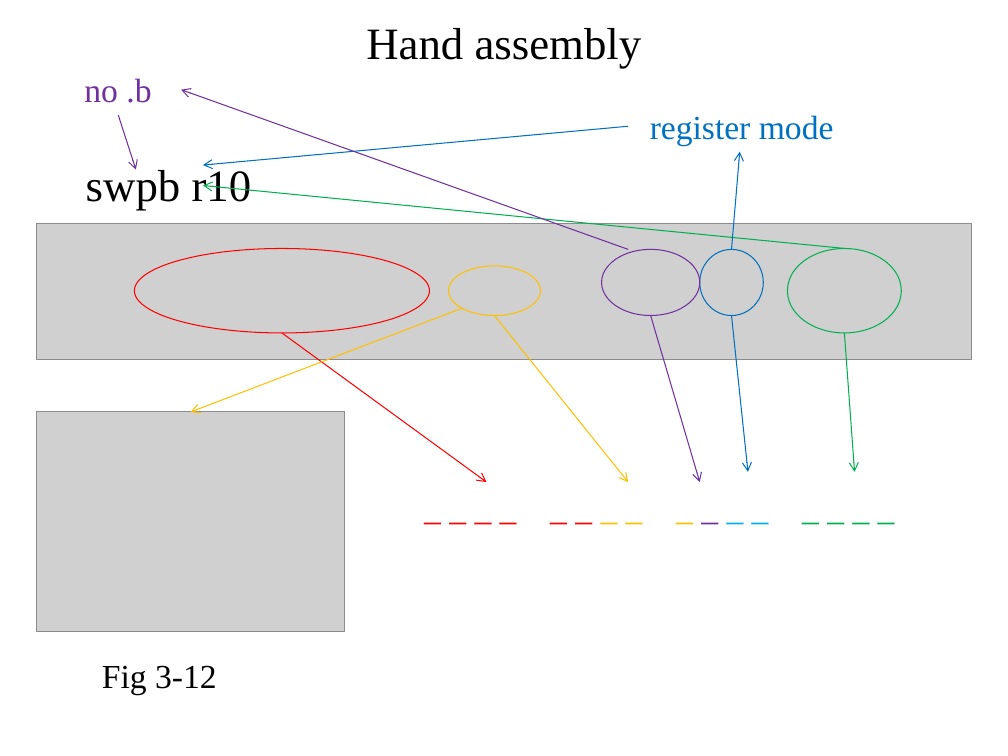
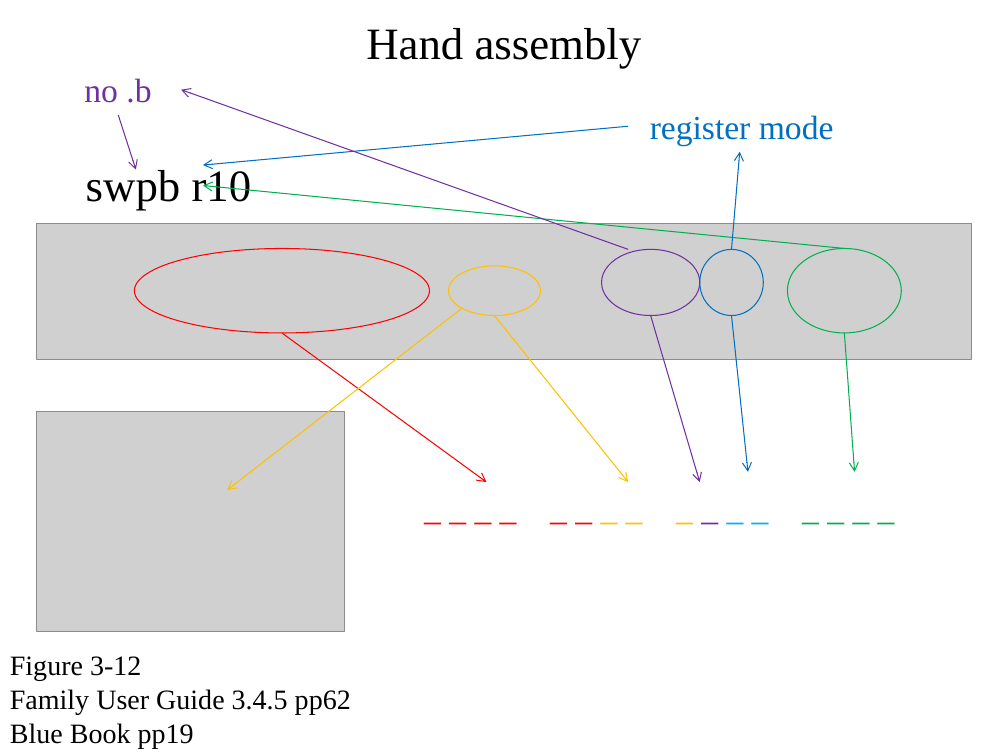
Before and after one commit to pw4rn3r/ECE382, a slide deck: slide 8 of notes/L4/Lsn4.pptx (slide 33 before the commit). Drawn at 1008x756 pixels with LibreOffice and Linux fonts; fonts in the diff are those of the drawing; grey boxes stand for pictures. Boxes give left, top, right and bottom in pixels: in the first picture for what was removed or moved away, otherwise in the second. Text is boxed around its words. In the diff, an @@ line names an element or a change of style, - is before the commit and + after.

```diff
--- a/notes/L4/Lsn4.pptx
+++ b/notes/L4/Lsn4.pptx
@@ arrow moved from (462, 308) - (191, 412) to (462, 308) - (227, 490) @@
@@ text added at <box>10,656,351,748</box>, 20 pt, text #000000 @@
+Figure 3-12
+Family User Guide 3.4.5 pp62
+Blue Book pp19
@@ text removed at <box>102,665,217,695</box> @@
-Fig 3-12
```
Also in this commit, not shown: 4 other slides changed, 25 slides removed, 1 other file.
